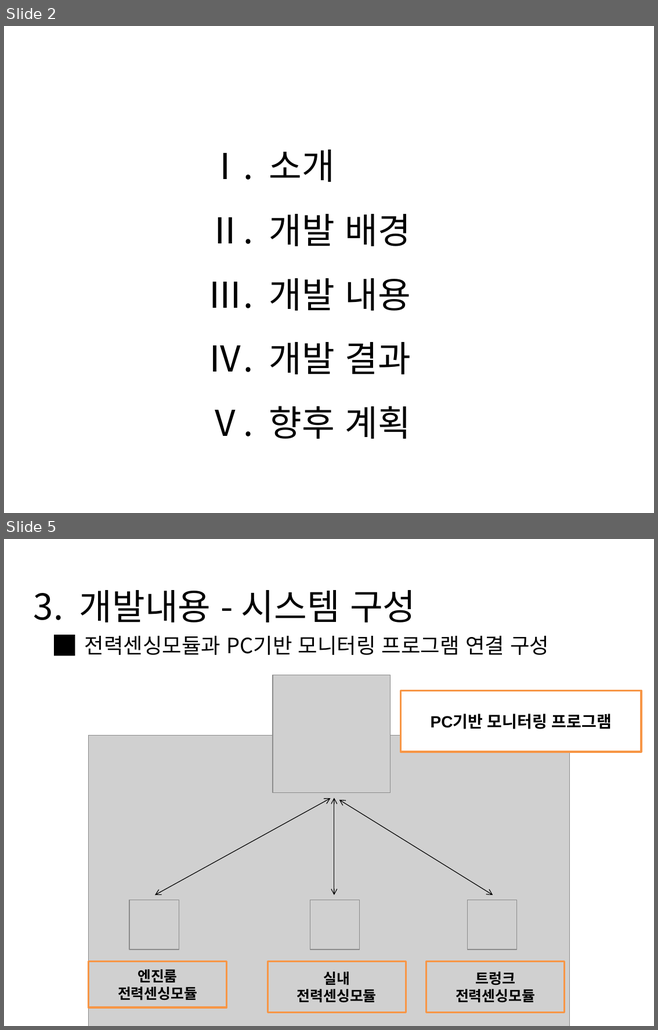
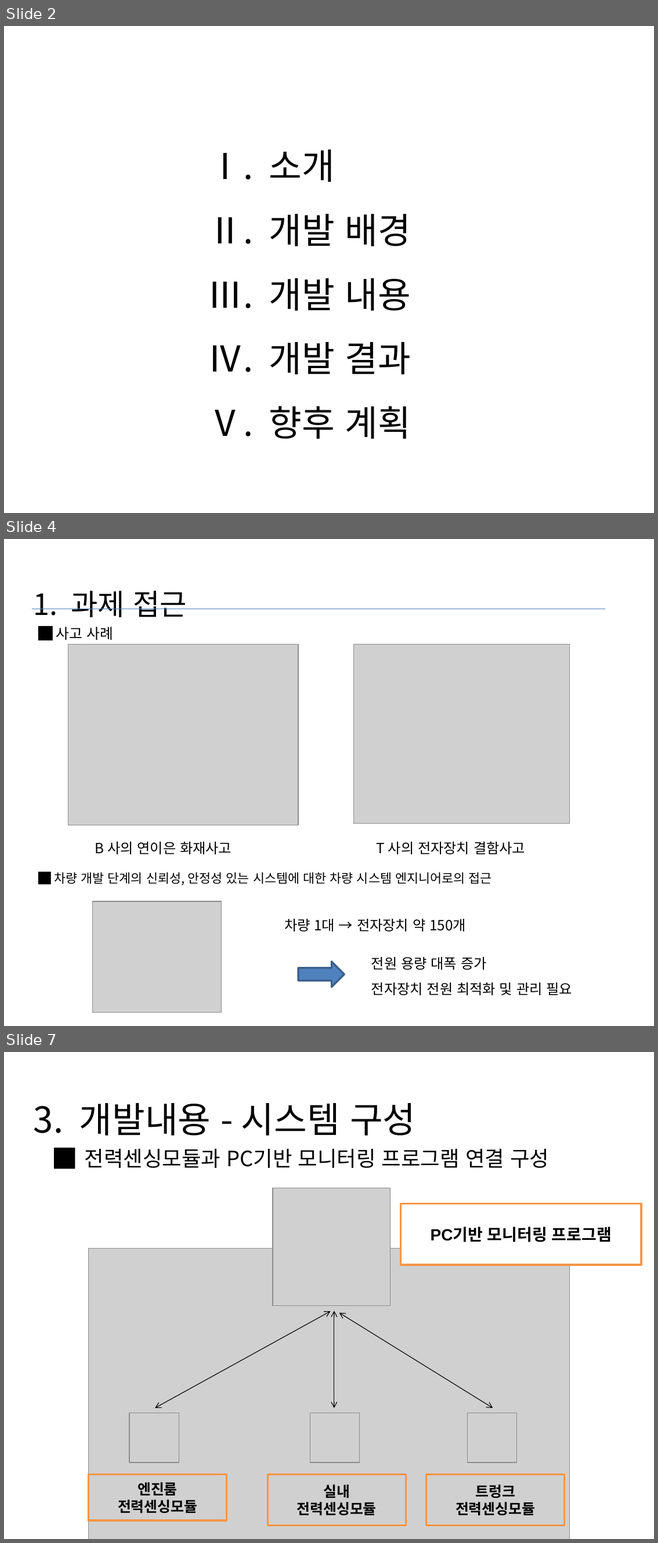
Before and after one commit to arith3/scv, a slide deck: 프레젠테이션1.pptx. Shown one above the other, each under a label of ours: slides 2 and 5 before the commit, slides 2, 4 and 7 after it; the slides between them are not shown. The pictures are 658x1030 and 658x1543 pixels, drawn with LibreOffice and Linux fonts; fonts in the diff are those of the drawing; grey boxes stand for pictures; background and template pictures are left out. Boxes give left, top, right and bottom in pixels: in the first picture for what was removed or moved away, otherwise in the second. Text is boxed around its words. In the diff, an @@ line names an element or a change of style, - is before the commit and + after.

```diff
--- a/프레젠테이션1.pptx
+++ b/프레젠테이션1.pptx
@@ slide 4 added at <box>4,539,654,1026</box>, background #FFFFFF @@
@@ title added at <box>34,591,187,617</box>, 32.4 pt, text #000000 @@
+1. 과제 접근
@@ line added from (32, 609) to (605, 609), #4B7EBC 0.75 pt @@
@@ text added at <box>56,627,114,640</box>, 16 pt, text #000000 @@
+█ 사고 사례
@@ picture added at <box>68,644,297,825</box> @@
@@ picture added at <box>354,644,569,824</box> @@
@@ text added at <box>95,842,231,855</box>, 15.6 pt, text #000000 @@
+B 사의 연이은 화재사고
@@ text added at <box>376,841,525,855</box>, 15.6 pt, text #000000 @@
+T 사의 전자장치 결함사고
@@ text added at <box>54,873,492,885</box>, 14 pt, text #000000 @@
+█ 차량 개발 단계의 신뢰성, 안정성 있는 시스템에 대한 차량 시스템 엔지니어로의 접근
@@ picture added at <box>92,901,221,1012</box> @@
@@ text added at <box>284,919,466,932</box>, 15.6 pt, text #000000 @@
+차량 1대 → 전자장치 약 150개
@@ right arrow added at <box>298,962,344,987</box>, fill #4F81BD, outline #3A5F8C 2 pt @@
@@ text added at <box>371,957,572,995</box>, 15.6 pt, text #000000 @@
+전원 용량 대폭 증가
+전자장치 전원 최적화 및 관리 필요
@@ what was slide 5 is now slide 7 @@
```
Also in this commit, not shown: 2 slides changed, 1 other slide added.
